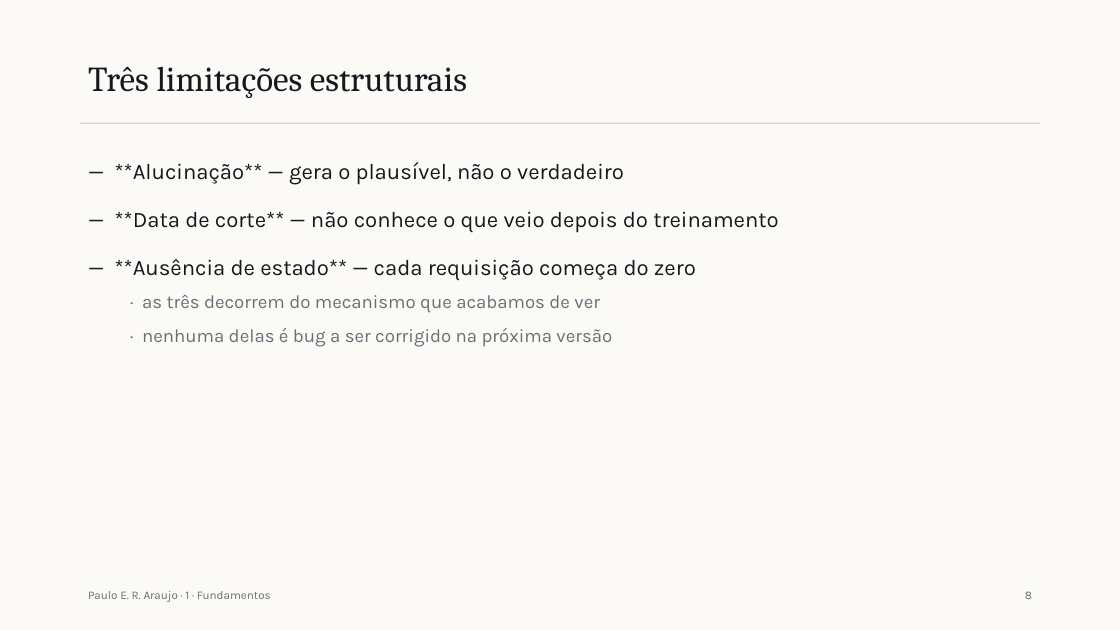
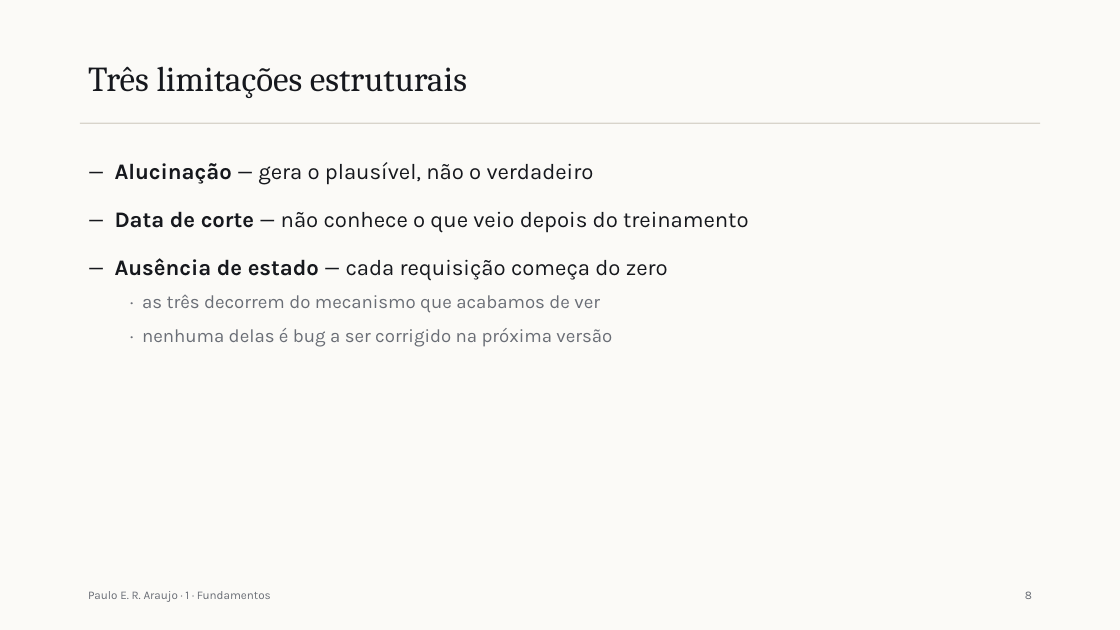
Before and after one commit to pumba-dev/claude-guide, a slide deck: slide 10 of slides/saida/aula-1.pptx. Drawn at 1120x630 pixels with LibreOffice and Linux fonts; fonts in the diff are those of the drawing. Boxes give left, top, right and bottom in pixels: in the first picture for what was removed or moved away, otherwise in the second. Text is boxed around its words. In the diff, an @@ line names an element or a change of style, - is before the commit and + after.

```diff
--- a/slides/saida/aula-1.pptx
+++ b/slides/saida/aula-1.pptx
@@ text at [115,162,749,281]: text changed @@
-— **Alucinação** — gera o plausível, não o verdadeiro
-— **Data de corte** — não conhece o que veio depois do treinamento
-— **Ausência de estado** — cada requisição começa do zero
+— Alucinação — gera o plausível, não o verdadeiro
+— Data de corte — não conhece o que veio depois do treinamento
+— Ausência de estado — cada requisição começa do zero
```
Also in this commit, not shown: 24 other slides changed, 6 other files.
